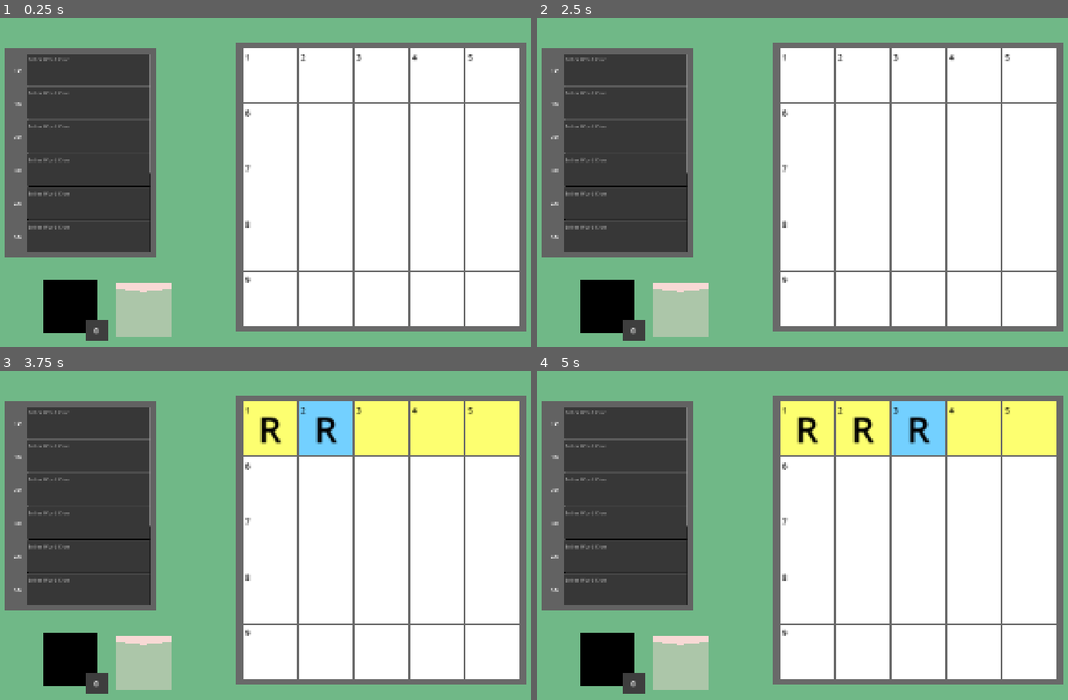
Above: before the commit, frames 1-4 (two rows, left to right).
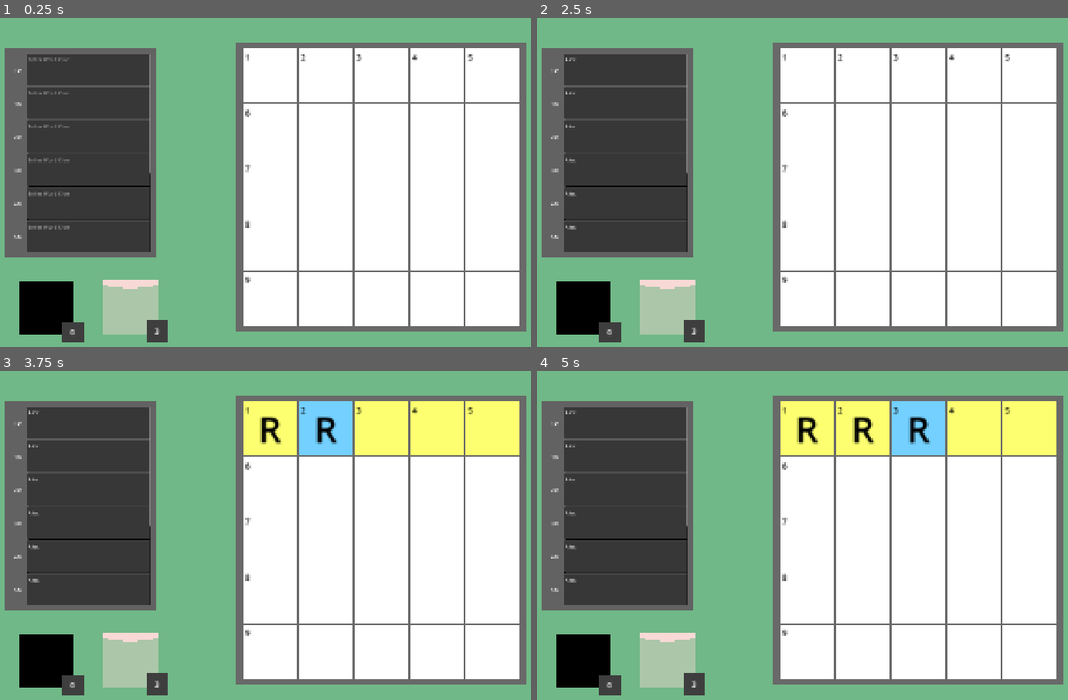
Above: after the commit, the same moments.

Repository: tagetjerngren/WordCrossing
Game: Godot game, scene res://Scenes/level.tscn
Two runs of this game, one before a commit and one after it. Both use one fixed random seed, a clock stepped at 60 frames per second and the inputs below.
Inputs (mouse positions are in pixels of both pictures, inside the frame that each line leads up to):
- Up to frame 1 (0.25 s): no input
- Up to frame 2 (2.5 s): click (627, 70) at 0.52 s; type "Alex" at 0.6 s; click (627, 103) at 0.75 s; type "Alex" at 0.83 s; click (627, 136) at 0.98 s; type "Alex" at 1.07 s; click (627, 169) at 1.27 s; type "Alex" at 1.35 s; click (627, 202) at 1.5 s; type "Alex" at 1.58 s; click (627, 238) at 1.73 s; type "Alex" at 1.82 s; click (627, 271) at 2.02 s; type "Alex" at 2.1 s; click (627, 304) at 2.25 s; type "Alex" at 2.33 s; click (627, 337) at 2.48 s
- Up to frame 3 (3.75 s): type "Alex" at 2.57 s; tap Enter at 2.75 s; move the mouse to (270, 430) at 2.77 s; tap R (RotateWordStartTile) at 2.85, 3.5, 3.6 s; click (270, 430) at 2.92 s; move the mouse to (323, 430) at 3.52 s; click (323, 430) at 3.67 s
- Up to frame 4 (5 s): tap R (RotateWordStartTile) at 4.25, 4.35 s; move the mouse to (919, 430) at 4.27 s; click (919, 430) at 4.42 s

The runs differ from the first frame. In frame 1, 3.0% of the frame differs, in the area x 3-33%, y 79-99%; in frame 2, 3.3%, in the area x 3-33%, y 11-99%; in frame 3, 3.3%; in frame 4, 3.3%.

Commit message:
Feat: Add word start tile spawn and finish its implementation

Diff:
--- a/Scenes/level.tscn
+++ b/Scenes/level.tscn
@@ -3,7 +3,7 @@
 [ext_resource type="PackedScene" uid="uid://n67n82bs4lrw" path="res://Scenes/grid.tscn" id="1_k5f4k"]
 [ext_resource type="PackedScene" uid="uid://c4unaponxdrp0" path="res://Scenes/hint.tscn" id="2_6phgx"]
 [ext_resource type="PackedScene" uid="uid://hkugd1j5ibmb" path="res://Scenes/block_tile_spawn.tscn" id="3_6phgx"]
-[ext_resource type="PackedScene" uid="uid://c11mqpcontp3k" path="res://Scenes/word_start_tile.tscn" id="4_81xng"]
+[ext_resource type="PackedScene" uid="uid://3k2ewfgnj5lr" path="res://Scenes/word_start_tile_spawn.tscn" id="4_81xng"]
 
 [node name="Level" type="Node" unique_id=39279757]
 
@@ -18,7 +18,7 @@
 [node name="Hint" parent="." unique_id=221862569 instance=ExtResource("2_6phgx")]
 
 [node name="BlockTileSpawn" parent="." unique_id=553679701 instance=ExtResource("3_6phgx")]
-position = Vector2(261, 910)
+position = Vector2(187, 915)
 
-[node name="WordStartTile" parent="." unique_id=2075037299 instance=ExtResource("4_81xng")]
-position = Vector2(488, 923)
+[node name="WordStartTileSpawn" parent="." unique_id=778780519 instance=ExtResource("4_81xng")]
+position = Vector2(449, 913)
--- /dev/null
+++ b/Scenes/word_start_tile_spawn.tscn
@@ -0,0 +1,64 @@
+[gd_scene format=3 uid="uid://3k2ewfgnj5lr"]
+
+[ext_resource type="Script" uid="uid://0xtj685146dh" path="res://Scripts/word_start_tile_spawn.gd" id="1_1l2d5"]
+
+[sub_resource type="RectangleShape2D" id="RectangleShape2D_1a1xx"]
+size = Vector2(100, 100)
+
+[node name="WordStartTileSpawn" type="Area2D" unique_id=778780519]
+script = ExtResource("1_1l2d5")
+
+[node name="CollisionShape2D" type="CollisionShape2D" parent="." unique_id=191714391]
+shape = SubResource("RectangleShape2D_1a1xx")
+
+[node name="ColorRect4" type="ColorRect" parent="." unique_id=2123736061]
+offset_left = -50.0
+offset_top = -50.0
+offset_right = 50.0
+offset_bottom = 50.0
+mouse_filter = 2
+color = Color(0.972549, 0.8509804, 0.8352941, 0.4392157)
+
+[node name="ColorRect" type="ColorRect" parent="." unique_id=2047129202]
+offset_left = -50.0
+offset_top = -50.0
+offset_right = 50.0
+offset_bottom = -40.0
+mouse_filter = 2
+color = Color(0.9721982, 0.85037553, 0.8340541, 1)
+
+[node name="ColorRect2" type="ColorRect" parent="." unique_id=1418465072]
+offset_left = -1.0000002
+offset_top = -44.000004
+offset_right = 49.0
+offset_bottom = -34.000004
+rotation = -0.12217305
+mouse_filter = 2
+color = Color(0.9721982, 0.85037553, 0.8340541, 1)
+
+[node name="ColorRect3" type="ColorRect" parent="." unique_id=1370063213]
+offset_left = -49.0
+offset_top = -50.0
+offset_right = 1.0
+offset_bottom = -40.0
+rotation = 0.12217305
+mouse_filter = 2
+color = Color(0.9721982, 0.85037553, 0.8340541, 1)
+
+[node name="ColorRect5" type="ColorRect" parent="." unique_id=1082036165]
+offset_left = 29.0
+offset_top = 25.0
+offset_right = 69.0
+offset_bottom = 65.0
+mouse_filter = 2
+color = Color(0.24477637, 0.2447764, 0.24477637, 1)
+
+[node name="Label" type="Label" parent="ColorRect5" unique_id=1552034072]
+layout_mode = 0
+offset_right = 40.0
+offset_bottom = 40.0
+text = "3"
+horizontal_alignment = 1
+vertical_alignment = 1
+
+[connection signal="input_event" from="." to="." method="_on_input_event"]
--- a/Scripts/block_tile.gd
+++ b/Scripts/block_tile.gd
@@ -16,6 +16,11 @@
 func _process(delta: float) -> void:
 	if bHeld:
 		position = get_global_mouse_position() - Offset
+
+		# Gross way to remove focus from the grid while tile is held
+		$"../Grid".bFocused = false
+		$"../Grid".SetRowState(Constants.Highlight.Inactive)
+		$"../Grid".SetColumnState(Constants.Highlight.Inactive)
 
 func DeleteSelf():
 	Spawner.AvailableTiles += 1
--- a/Scripts/grid.gd
+++ b/Scripts/grid.gd
@@ -176,7 +176,7 @@
 		if child is BlockTileSpawn:
 			child.scale.x *= TILE_WIDTH / 100.0
 			child.scale.y *= TILE_HEIGHT / 100.0
-		if child is WordStartTile:
+		if child is WordStartTileSpawn:
 			child.scale.x *= TILE_WIDTH / 100.0
 			child.scale.y *= TILE_HEIGHT / 100.0
 
@@ -304,17 +304,37 @@
 		if Tiles[i].GetBlocked():
 			break
 		if Tiles[i].GetCharacter() == "":
-			return [false]
+			return [false, false]
+
+		var Res = Tiles[i].GetWordStart()
+		var bWordStart = Res[0]
+		var WordDirection = Res[1]
+		if bWordStart and WordDirection == Constants.Highlight.RowActive:
+			Word += ","
+
 		Word += Tiles[i].GetCharacter()
 
 	for i in range(CheckPoint, RowStart, -1):
 		if Tiles[i].GetBlocked():
 			break
 		if Tiles[i].GetCharacter() == "":
-			return [false]
+			return [false, false]
+
+		var Res = Tiles[i].GetWordStart()
+		var bWordStart = Res[0]
+		var WordDirection = Res[1]
+		if bWordStart and WordDirection == Constants.Highlight.RowActive:
+			Word += ","
+
 		Word = Tiles[i].GetCharacter() + Word
 
-	return [true, Word]
+	var bWordsInWordList = true
+	var Words = Word.split(",")
+	for w in Words:
+		if not (WordList.has(w.to_lower())):
+			bWordsInWordList = false
+
+	return [true, bWordsInWordList]
 
 func EvaluateColumn(CheckPoint : int):
 	var Word = ""
@@ -323,7 +343,15 @@
 		if Tiles[i].GetBlocked():
 			break
 		if Tiles[i].GetCharacter() == "":
-			return [false]
+			return [false, false]
+
+		# If it's a word start add a comma
+		var Res = Tiles[i].GetWordStart()
+		var bWordStart = Res[0]
+		var WordDirection = Res[1]
+		if bWordStart and WordDirection == Constants.Highlight.ColumnActive:
+			Word += ","
+
 		Word += Tiles[i].GetCharacter()
 
 	# Grow up
@@ -331,54 +359,60 @@
 		if Tiles[i].GetBlocked():
 			break
 		if Tiles[i].GetCharacter() == "":
-			return [false]
+			return [false, false]
+
+		# If it's a word start add a comma
+		var Res = Tiles[i].GetWordStart()
+		var bWordStart = Res[0]
+		var WordDirection = Res[1]
+		if bWordStart and WordDirection == Constants.Highlight.ColumnActive:
+			Word += ","
+
 		Word = Tiles[i].GetCharacter() + Word
-	return [true, Word]
+
+	#print(Word)
+	var bWordsInWordList = true
+	var Words = Word.split(",")
+	#print(Words)
+	for w in Words:
+		if not (WordList.has(w.to_lower())):
+			bWordsInWordList = false
+
+	return [true, bWordsInWordList]
 
 #Use THING, iterate over it and use the above functions, if all are true and the words are real then end game
 func EvaluatePuzzle():
 	ShowWordWarning(false)
 
 	for HintTitle in Thing:
-		#print(HintTitle)
 		if HintTitle[-1] == "D":
 			SetColumnInvalid(Thing[HintTitle].x + Thing[HintTitle].y * GRID_WIDTH, false)
 		elif HintTitle[-1] == "A":
 			SetRowInvalid(Thing[HintTitle].x + Thing[HintTitle].y * GRID_WIDTH, false)
 
-	#print(Thing)
 	var bDone : bool = true
 
 	for HintTitle in Thing:
-		#print(HintTitle)
 		if HintTitle[-1] == "D":
 			var Res = EvaluateColumn(Thing[HintTitle].x + Thing[HintTitle].y * GRID_WIDTH)
-			#print(Thing[HintTitle].x + Thing[HintTitle].y * GRID_WIDTH)
-			if Res[0]:
-				print(Res[1].to_lower())
-				#if not (Res[1].to_lower() in WordList):
-				if not WordList.has(Res[1].to_lower()):
+			var bWordDone = Res[0]
+			var bWordInWordList = Res[1]
+			if bWordDone:
+				if not bWordInWordList:
 					ShowWordWarning(true)
-					print("SHOW WARNING!")
-					#SetColumnState(Constants.TileState.InvalidWord)
-					#Tiles[Thing[HintTitle].x + Thing[HintTitle].y * GRID_WIDTH].SetInvalidWord(true)
 					SetColumnInvalid(Thing[HintTitle].x + Thing[HintTitle].y * GRID_WIDTH, true)
 					bDone = false
 			else:
 				bDone = false
 
 		elif HintTitle[-1] == "A":
-			#print(Thing[HintTitle].x + Thing[HintTitle].y * GRID_WIDTH)
 			var Res = EvaluateRow(Thing[HintTitle].x + Thing[HintTitle].y * GRID_WIDTH)
-			if Res[0]:
-				print(Res[1].to_lower())
-				if not WordList.has(Res[1].to_lower()):
-				#if not (Res[1].to_lower() in WordList):
+			var bWordDone = Res[0]
+			var bWordInWordList = Res[1]
+			if bWordDone:
+				if not bWordInWordList:
 					ShowWordWarning(true)
-					#SetRowState(Constants.TileState.InvalidWord)
-					#Tiles[Thing[HintTitle].x + Thing[HintTitle].y * GRID_WIDTH].SetInvalidWord(true)
 					SetRowInvalid(Thing[HintTitle].x + Thing[HintTitle].y * GRID_WIDTH, true)
-					print("SHOW WARNING!")
 					bDone = false
 			else:
 				bDone = false
--- a/Scripts/tile.gd
+++ b/Scripts/tile.gd
@@ -15,6 +15,9 @@
 
 var bBlocked : bool = false
 var bInvalidWord : bool = false
+
+var bWordStart : bool = false
+var WordStartDirection : Constants.Highlight = Constants.Highlight.Inactive
 
 @onready var Letter : Label = $Letter
 @onready var TileBackground : ColorRect = $TileBackground
@@ -59,6 +62,13 @@
 func SetBlocked(Blocked : bool):
 	bBlocked = Blocked
 
+func SetWordStart(WordStart : bool, InDirection : Constants.Highlight):
+	bWordStart = WordStart
+	WordStartDirection = InDirection
+
+func GetWordStart():
+	return [bWordStart, WordStartDirection]
+
 func SetInvalidWord(Invalid : bool):
 	bInvalidWord = Invalid
 	if Invalid:
--- a/Scripts/word_start_tile.gd
+++ b/Scripts/word_start_tile.gd
@@ -4,13 +4,19 @@
 
 var bHeld : bool = false
 var CoveredTile : Tile
-
+var Spawner : WordStartTileSpawn
 var CurrentDirection = Constants.Highlight.ColumnActive
 
 # Called every frame. 'delta' is the elapsed time since the previous frame.
 func _process(delta: float) -> void:
 	if bHeld:
 		position = get_global_mouse_position()
+
+		# Gross way to remove focus from the grid while tile is held
+		$"../Grid".bFocused = false
+		$"../Grid".SetRowState(Constants.Highlight.Inactive)
+		$"../Grid".SetColumnState(Constants.Highlight.Inactive)
+
 		if Input.is_action_just_pressed("RotateWordStartTile"):
 			if CurrentDirection == Constants.Highlight.ColumnActive:
 				rotate(-PI / 2)
@@ -28,7 +34,7 @@
 	if event is InputEventMouseButton and event.is_pressed():
 		bHeld = true
 		if CoveredTile != null:
-			CoveredTile.SetBlocked(false)
+			CoveredTile.SetWordStart(false, Constants.Highlight.Inactive)
 
 	if event is InputEventMouseButton and event.is_released():
 		bHeld = false
@@ -52,9 +58,12 @@
 					closest_tile = tile
 					distance = tile.global_position.distance_to(position)
 			global_position = closest_tile.global_position
+			closest_tile.SetWordStart(true, CurrentDirection)
 			#closest_tile.SetBlocked(true)
 			#closest_tile.Owner.SetTileNumbers()
 			#closest_tile.Owner.SetHintList()
 			CoveredTile = closest_tile
 		else:
 			DeleteSelf()
+
+		$"../Grid".EvaluatePuzzle()
--- /dev/null
+++ b/Scripts/word_start_tile_spawn.gd
@@ -0,0 +1,32 @@
+class_name WordStartTileSpawn
+
+extends Area2D
+
+var WORD_START_TILE = preload("res://Scenes/word_start_tile.tscn")
+
+@export var AvailableTiles : int = 3
+
+func UpdateAvailableTilesText():
+	$ColorRect5/Label.text = str(AvailableTiles)
+	if AvailableTiles == 0:
+		#$ColorRect.color = Color(0.166, 0.166, 0.166, 1.0)
+		$ColorRect5.color = Color(0.753, 0.0, 0.0, 1.0)
+	else:
+		#$ColorRect.color = Color(0.0, 0.0, 0.0, 1.0)
+		$ColorRect5.color = Color(0.243, 0.243, 0.243, 1.0)
+
+func _ready() -> void:
+	UpdateAvailableTilesText()
+
+func _on_input_event(viewport: Node, event: InputEvent, shape_idx: int) -> void:
+	if event is InputEventMouseButton and event.is_pressed() and AvailableTiles > 0:
+		var word_start_tile : WordStartTile = WORD_START_TILE.instantiate()
+		get_parent().add_child(word_start_tile)
+		word_start_tile.global_position = get_viewport().get_mouse_position()
+		word_start_tile.bHeld = true
+		word_start_tile.scale = scale
+		#word_start_tile.Offset = Vector2()
+		word_start_tile.Spawner = self
+
+		AvailableTiles -= 1;
+		UpdateAvailableTilesText()
Not shown, added: Scripts/word_start_tile_spawn.gd.uid
